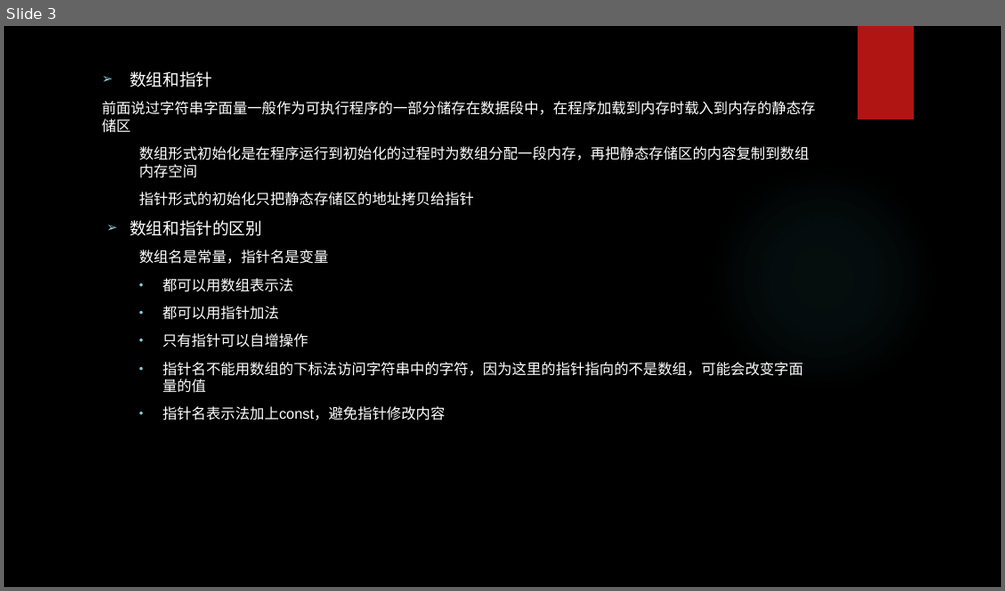
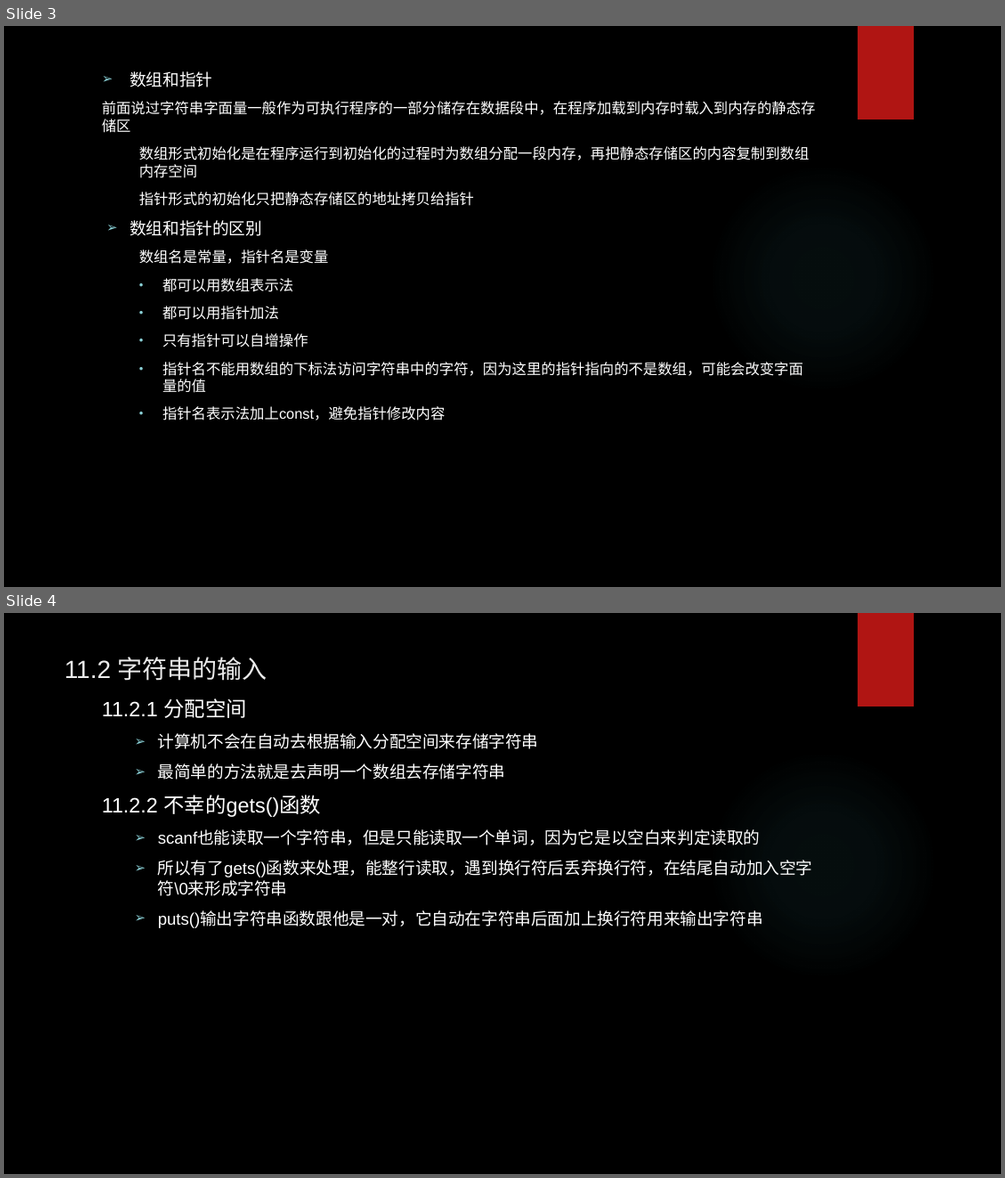
Before and after one commit to tsyin/c_ppt-code, a slide deck: 11字符串和字符串函数.pptx. Shown one above the other, each under a label of ours: slide 3 before the commit, slides 3 and 4 after it. The pictures are 1005x591 and 1005x1178 pixels, drawn with LibreOffice and Linux fonts; fonts in the diff are those of the drawing; background and template pictures are left out. Boxes give left, top, right and bottom in pixels: in the first picture for what was removed or moved away, otherwise in the second. Text is boxed around its words. In the diff, an @@ line names an element or a change of style, - is before the commit and + after.

Commit message:
sss

```diff
--- a/11字符串和字符串函数.pptx
+++ b/11字符串和字符串函数.pptx
@@ slide 4 added at (4,613,1001,1174), background picture (left out); not listed: 2 template elements that a slide beside it also shows @@
@@ title added at (65,657,267,681), 24 pt, text #EBEBEB @@
+11.2 字符串的输入
@@ text added at (102,698,813,928), 16 pt, text #FFFFFF @@
+11.2.1 分配空间
+  ➢ 计算机不会在自动去根据输入分配空间来存储字符串
+  ➢ 最简单的方法就是去声明一个数组去存储字符串
+11.2.2 不幸的gets()函数
+  ➢ scanf也能读取一个字符串，但是只能读取一个单词，因为它是以空白来判定读取的
+  ➢ 所以有了gets()函数来处理，能整行读取，遇到换行符后丢弃换行符，在结尾自动加入空字符\0来形成字符串
+  ➢ puts()输出字符串函数跟他是一对，它自动在字符串后面加上换行符用来输出字符串
```
